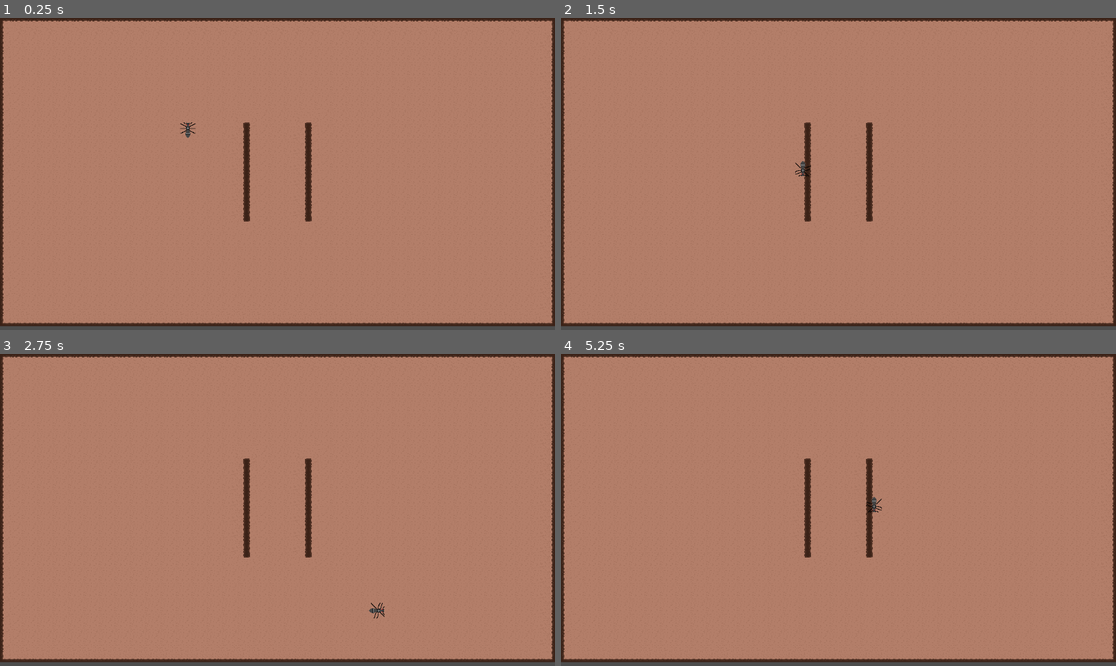
Above: before the commit, frames 1-4 (two rows, left to right).
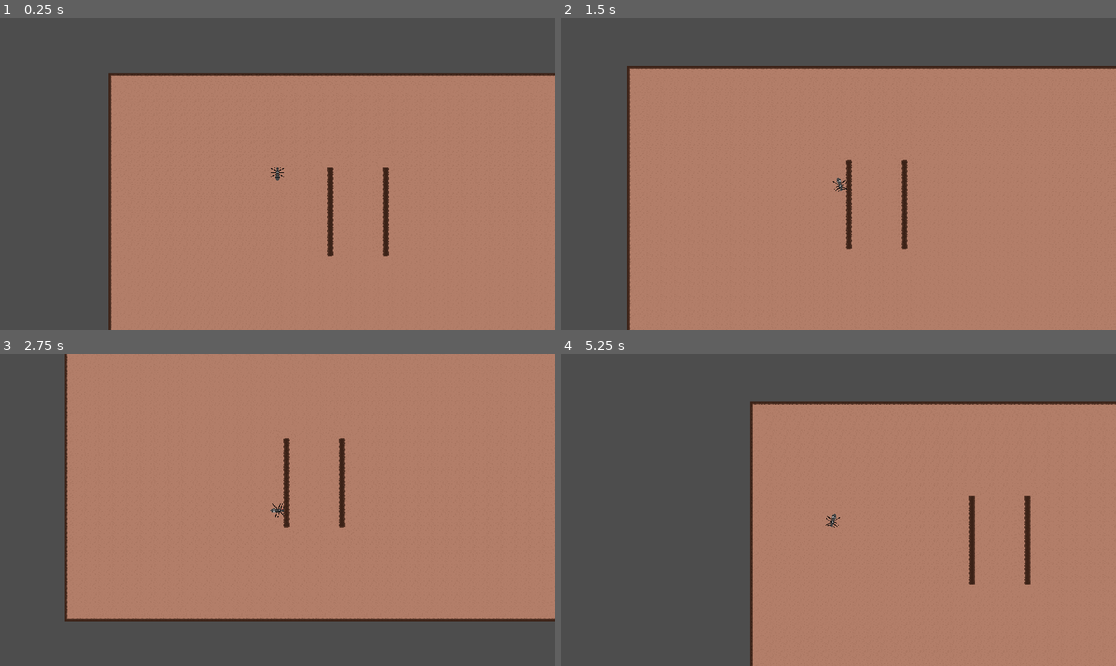
Above: after the commit, the same moments.

Repository: Poppi75/Battants
Game: Godot game, scene res://scenes/maps/dev_test_map.tscn
Two runs of this game, one before a commit and one after it. Both use one fixed random seed, a clock stepped at 60 frames per second and the inputs below.
Inputs:
- Up to frame 1 (0.25 s): no input
- Up to frame 2 (1.5 s): tap Enter at 0.5 s; hold D (right) 0.53-1.28 s; hold S (down) from 1.28 s (still down)
- Up to frame 3 (2.75 s): release S (down) at 2.03 s; hold D (right) from 2.03 s (still down)
- Up to frame 4 (5.25 s): release D (right) at 2.78 s; hold W (up) 2.78-3.53 s; hold A (left) 3.53-5.03 s; hold S (down) from 5.03 s (still down)

The runs differ from the first frame. In frame 1, 38% of the frame differs, in the area x 0-100%, y 0-100%; in frame 2, 30%; in frame 3, 27%; in frame 4, 48%.

Commit message:
character movement fix with camera + smoothing.

Diff:
--- a/project.godot
+++ b/project.godot
@@ -13,6 +13,12 @@
 config/name="Battants"
 run/main_scene="uid://d1yyoovjp18qw"
 config/features=PackedStringArray("4.5", "Forward Plus")
+
+[display]
+
+window/size/viewport_width=1920
+window/size/viewport_height=1080
+window/size/mode=3
 
 [input]
 
--- a/scenes/player.tscn
+++ b/scenes/characters/player.tscn
@@ -51,9 +51,8 @@
 "speed": 8.0
 }]
 
-[sub_resource type="CapsuleShape2D" id="CapsuleShape2D_g2els"]
-radius = 3.0
-height = 28.0
+[sub_resource type="CircleShape2D" id="CircleShape2D_yewv4"]
+radius = 6.0
 
 [node name="Player" type="CharacterBody2D"]
 z_index = 20
@@ -67,4 +66,5 @@
 frame_progress = 0.08797325
 
 [node name="CollisionShape2D" type="CollisionShape2D" parent="."]
-shape = SubResource("CapsuleShape2D_g2els")
+scale = Vector2(-0.82593775, 2.4459949)
+shape = SubResource("CircleShape2D_yewv4")
--- a/scenes/maps/dev_test_map.tscn
+++ b/scenes/maps/dev_test_map.tscn
@@ -1,6 +1,6 @@
 [gd_scene load_steps=8 format=4 uid="uid://d1yyoovjp18qw"]
 
-[ext_resource type="PackedScene" uid="uid://c5ssdxqxonm5f" path="res://scenes/player.tscn" id="1_jiati"]
+[ext_resource type="PackedScene" uid="uid://c5ssdxqxonm5f" path="res://scenes/characters/player.tscn" id="1_jiati"]
 [ext_resource type="Texture2D" uid="uid://d30psi7s36ry" path="res://assets/tilemaps/matto_proto_parempi.png" id="1_rmdl4"]
 [ext_resource type="Texture2D" uid="uid://chlyxd6sapijb" path="res://assets/tilemaps/matto_tile_proto.png" id="2_jiati"]
 
@@ -38,7 +38,7 @@
 [sub_resource type="TileSet" id="TileSet_vnhni"]
 tile_size = Vector2i(32, 32)
 physics_layer_0/collision_layer = 1
-physics_layer_0/collision_mask = 3
+physics_layer_0/collision_mask = 7
 sources/1 = SubResource("TileSetAtlasSource_8cefm")
 
 [sub_resource type="TileSetAtlasSource" id="TileSetAtlasSource_60ioe"]
@@ -49,41 +49,11 @@
 2:0/0 = 0
 3:0/0 = 0
 4:0/0 = 0
-5:0/0 = 0
-6:0/0 = 0
-7:0/0 = 0
-8:0/0 = 0
-9:0/0 = 0
 0:1/0 = 0
 1:1/0 = 0
 2:1/0 = 0
 3:1/0 = 0
 4:1/0 = 0
-5:1/0 = 0
-6:1/0 = 0
-7:1/0 = 0
-8:1/0 = 0
-9:1/0 = 0
-0:2/0 = 0
-1:2/0 = 0
-2:2/0 = 0
-3:2/0 = 0
-4:2/0 = 0
-5:2/0 = 0
-6:2/0 = 0
-7:2/0 = 0
-8:2/0 = 0
-9:2/0 = 0
-0:3/0 = 0
-1:3/0 = 0
-2:3/0 = 0
-3:3/0 = 0
-4:3/0 = 0
-5:3/0 = 0
-6:3/0 = 0
-7:3/0 = 0
-8:3/0 = 0
-9:3/0 = 0
 
 [sub_resource type="TileSet" id="TileSet_lf8kp"]
 tile_size = Vector2i(32, 32)
@@ -102,3 +72,8 @@
 
 [node name="Player" parent="." instance=ExtResource("1_jiati")]
 position = Vector2(390, 233)
+
+[node name="Camera2D" type="Camera2D" parent="Player"]
+zoom = Vector2(1.5, 1.5)
+process_callback = 0
+position_smoothing_enabled = true
--- a/scripts/player.gd
+++ b/scripts/player.gd
@@ -1,23 +1,27 @@
 extends CharacterBody2D
 
-@export var speed := 400
+@export var speed := 200
+@export var turn_speed := 8.0 # radians per second
+
 @onready var anim: AnimatedSprite2D = $AnimatedSprite2D
-var last_facing_angle := 0.0  # radians; 0 = facing up
 
-func get_input():
-	var input_direction = Input.get_vector("left", "right", "up", "down")
-	velocity = input_direction * speed
+func _physics_process(delta):
+	var input_dir = Input.get_vector("left", "right", "up", "down")
 
-	if input_direction == Vector2.ZERO:
-		# Keep facing the last direction when idle
-		anim.rotation = last_facing_angle
-		anim.play("idle")
+	# Movement
+	velocity = input_dir * speed
+
+	if input_dir != Vector2.ZERO:
+		# Smooth rotation of the whole character
+		var target_angle = Vector2.UP.angle_to(input_dir)
+		rotation = lerp_angle(rotation, target_angle, turn_speed * delta)
+
+		# Play walk animation
+		if anim.animation != "walk":
+			anim.play("walk")
 	else:
-		# Update facing to movement direction (diagonals = ~45°)
-		last_facing_angle = Vector2.UP.angle_to(input_direction)
-		anim.rotation = last_facing_angle
-		anim.play("walk")
+		# Play idle animation
+		if anim.animation != "idle":
+			anim.play("idle")
 
-func _physics_process(_delta):
-	get_input()
 	move_and_slide()
